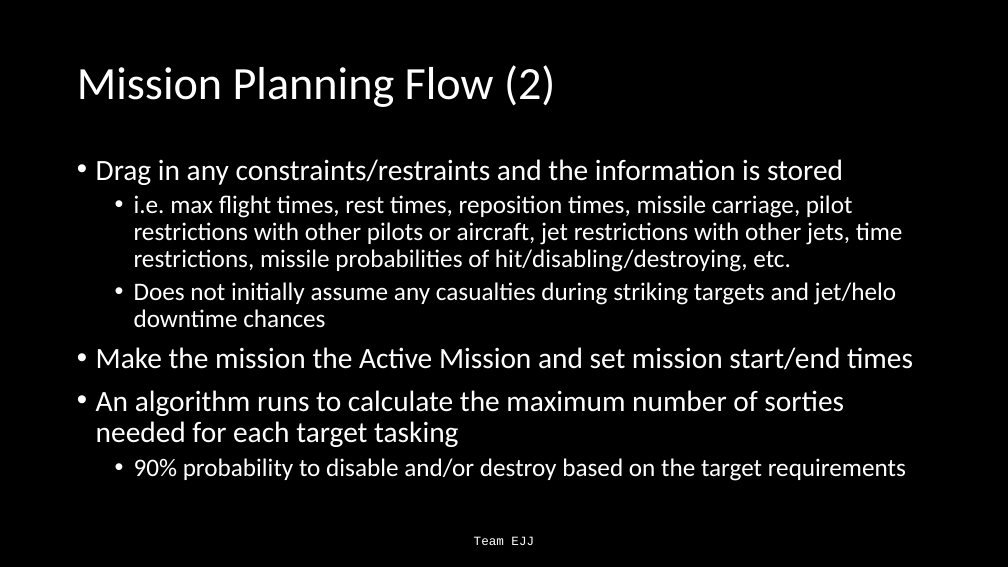
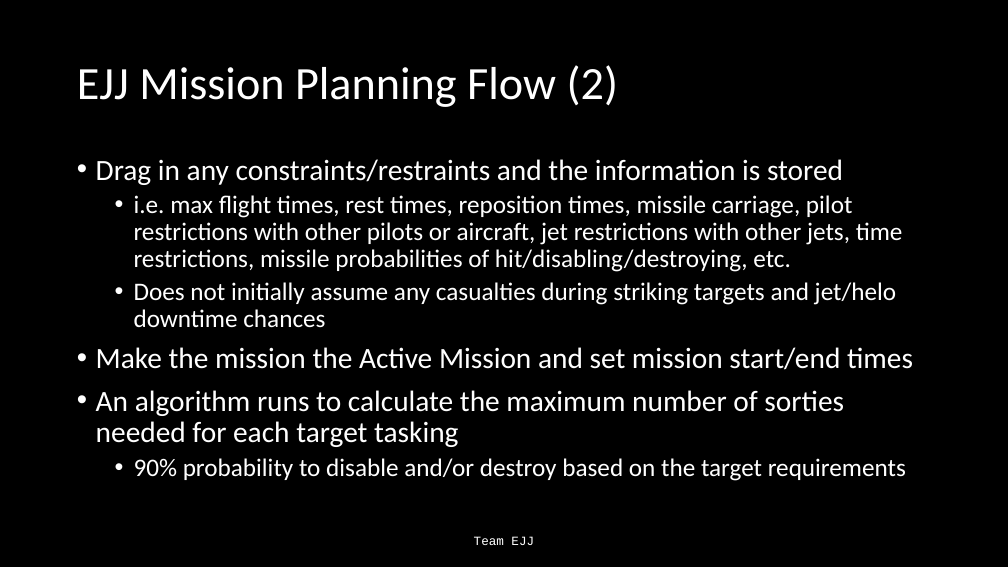
Before and after one commit to Jonathan805/RestrictedPlanning, a slide deck: slide 8 of TeamEJJ.pptx. Drawn at 1008x567 pixels with LibreOffice and Linux fonts; fonts in the diff are those of the drawing. Boxes give left, top, right and bottom in pixels: in the first picture for what was removed or moved away, otherwise in the second. Text is boxed around its words. In the diff, an @@ line names an element or a change of style, - is before the commit and + after.

Commit message:
updated ppt and added in pilot mission flight number constraint

```diff
--- a/TeamEJJ.pptx
+++ b/TeamEJJ.pptx
@@ title at (77,65,618,107): text changed @@
-Mission Planning Flow (2)
+EJJ Mission Planning Flow (2)
```
Also in this commit, not shown: 13 other slides changed, 1 other file.
